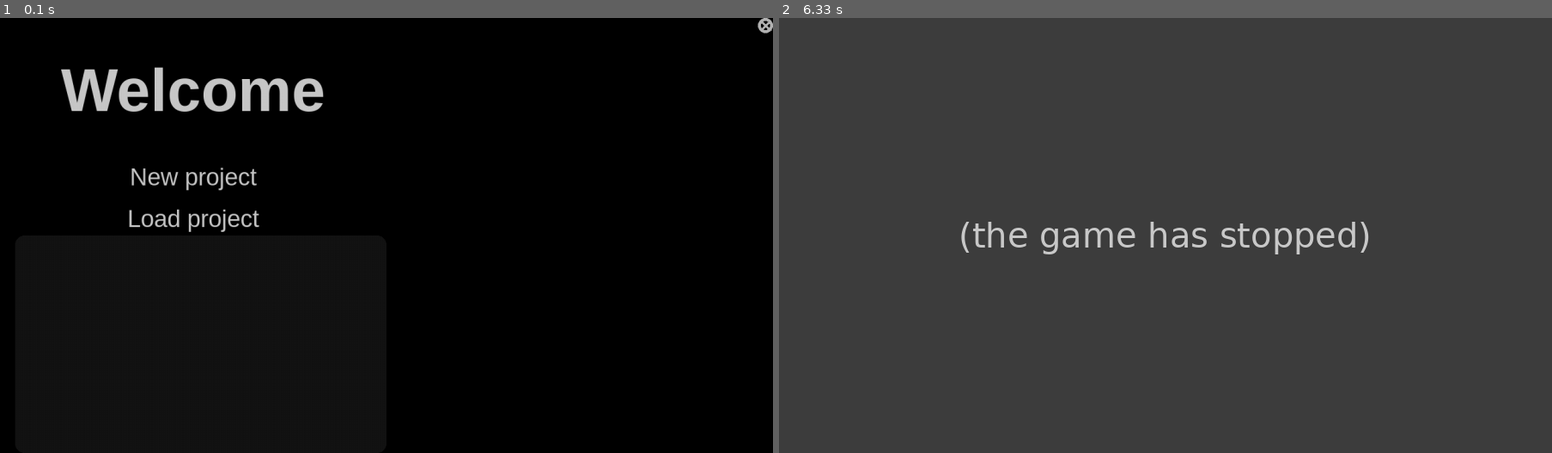
Above: before the commit, frames 1-2 (left to right).
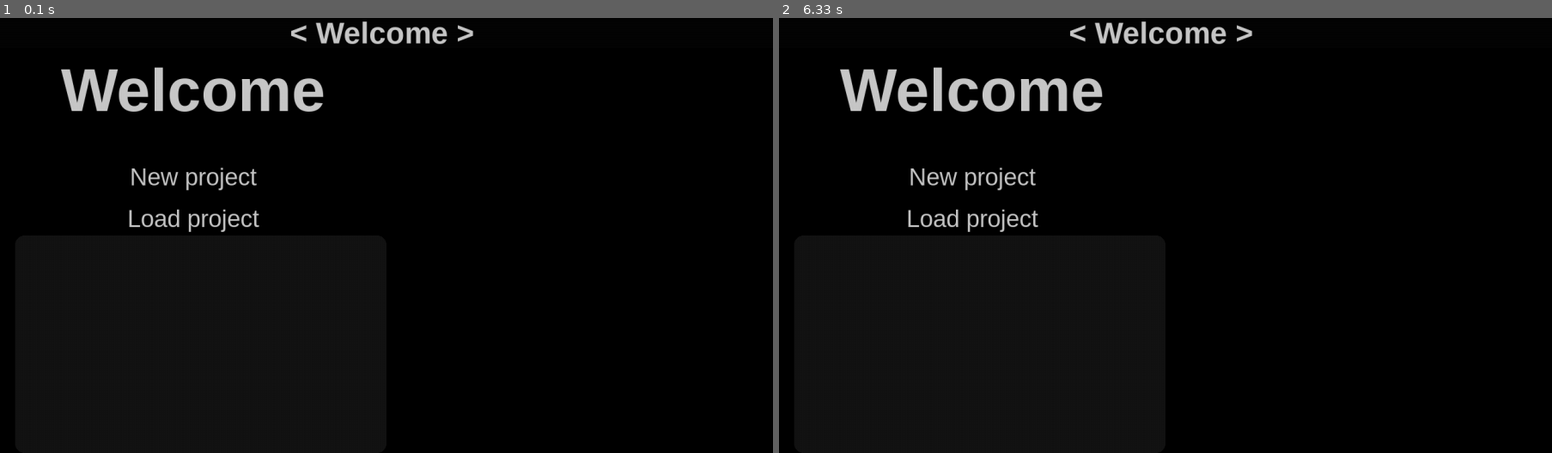
Above: after the commit, the same moments.

Repository: NOTMEE12/WorldD
Game: pygame game, started from main.py
The game is run twice, just before and just after one commit, with the same random seed, the same clock (stepped at 60 frames per second) and the same inputs.
Inputs (mouse positions are in pixels of both pictures, inside the frame that each line leads up to):
- Up to frame 1 (0.1 s): no input
- Up to frame 2 (6.33 s): tap E at 0.33 s; click (1281, 83) at 0.72 s; tap Q at 1 s; press the mouse at (1281, 83) at 5.87 s; move the mouse to (1103, 152) at 5.97 s; release the mouse at (918, 226) at 6.1 s; press the mouse at (1536, 31) at 6.2 s; move the mouse to (1474, 165) at 6.3 s

The runs differ from the first frame. In frame 1, 0.6% of the frame differs, in the area x 37-100%, y 0-7%; in frame 2, 100%, in the area x 0-100%, y 0-100%.
Before the commit the program exited at 6.2 s; later frames show no game.

Commit message:
multiple projects at once

Diff:
--- a/main.py
+++ b/main.py
@@ -79,6 +79,8 @@
 		self.TILE_LOOKUP_REMOVAL = Key(*bindings['TILE-LOOKUP-REMOVAL'])
 		self.SELECTION_ACCEPT = Key(*bindings['SELECTION-ACCEPT'])
 		self.CANCEL_SELECTION = Key(*bindings['CANCEL-SELECTION'])
+		self.PROJECT_SELECTION_LEFT = Key(*bindings['PROJECT-SELECTION-LEFT'])
+		self.PROJECT_SELECTION_RIGHT = Key(*bindings['PROJECT-SELECTION-RIGHT'])
 
 
 class Options:
@@ -93,6 +95,7 @@
 			self.SCROLL_SENSITIVITY = self.options['SCROLL-SENSITIVITY']
 			self.MOUSE_SENSITIVITY = self.options['MOUSE-SENSITIVITY']
 			self.FPS = self.options['FPS']
+			self.TOP_OFFSET = self.options['TOP-OFFSET']
 
 
 class Main:
@@ -108,6 +111,8 @@
 		self.Options = Options('options.toml')
 		self.Bindings = Bindings(self.Options.options)
 		"""====[ PROJECTS ]===="""
+		self.Header = pg.font.SysFont(self.Options.HEADER_FONT, 50, True, False)
+		self.SmallerHeader = pg.font.SysFont(self.Options.HEADER_FONT, 30, False, False)
 		self.path = pg.system.get_pref_path('NotMEE12', 'WorldD')
 		if not os.path.exists(self.path + '\\recent.txt'):
 			self.recent = []
@@ -119,11 +124,26 @@
 		self.selected = 0
 
 	def refresh(self):
-		self.display.fill(0)
-		pg.draw.rect(self.display, (120, 120, 120), pg.Rect(0, 0, self.display.get_width(), 50))
 		self.projects[self.selected].render()
+		"""====[ PROJECT NAME ]===="""
+		pg.draw.rect(self.display, (5, 5, 5), pg.Rect(0, 0, self.display.get_width(), self.Options.TOP_OFFSET))
+		main_project = self.Header.render('< ' + self.projects[self.selected].path.split('/')[-1] + ' > ', True, (200, 200, 200))
+		main_pos = ((self.display.get_width()-main_project.get_width())/2, (self.Options.TOP_OFFSET-main_project.get_height())/2)
+		self.display.blit(main_project, main_pos)
+		if self.selected > 0:
+			for en, project in enumerate(self.projects[:self.selected]):
+				name = self.SmallerHeader.render(project.path.split('/')[-1], True, (200, 200, 200))
+				pos = (main_pos[0] - sum(self.SmallerHeader.size(' '+p.path.split('/')[-1]+' ')[0] for p in self.projects[:en+1]), (self.Options.TOP_OFFSET-name.get_height())/2 )
+				self.display.blit(name, pos)
+		if self.selected < len(self.projects)-1:
+			for en, project in enumerate(self.projects[self.selected+1:]):
+				name = self.SmallerHeader.render(project.path.split('/')[-1], True, (200, 200, 200))
+				pos = (main_pos[0] + main_project.get_width() + sum(self.SmallerHeader.size(' '+p.path.split('/')[-1]+' ')[0] for p in self.projects[self.selected+1:en-1]), (self.Options.TOP_OFFSET-name.get_height())/2 )
+
+		"""====[ POPUPS ]===="""
 		for popup in self.popups:
 			popup.render()
+		"""====[ EXIT ]===="""
 		if self.Options.SHOW_EXIT:
 			pg.draw.rect(self.display, (180, 180, 180), pg.Rect(self.display.get_width()-25, 0, 25, 25), border_radius=15, width=5)
 			pg.draw.line(self.display, (180, 180, 180), (self.display.get_width()-20, 5), (self.display.get_width()-5, 20), 5)
@@ -150,13 +170,19 @@
 				self.selected = len(self.projects)-1
 			elif event.type == MOUSEBUTTONDOWN:
 				if event.button == 1:
-					if pg.Rect(self.display.get_width()-50, 0, 50, 50).collidepoint(event.pos):
+					if pg.Rect(self.display.get_width()-50, 0, 50, 50).collidepoint(event.pos) and self.Options.SHOW_EXIT:
 						self.exit()
 			elif event.type == KEYDOWN:
 				if event == self.Bindings.EXIT:
 					self.exit()
 				elif event == self.Bindings.TOGGLE_FULLSCREEN:
 					pg.display.toggle_fullscreen()
+				elif event == self.Bindings.PROJECT_SELECTION_LEFT:
+					self.selected -= 1
+					self.selected = pg.math.clamp(self.selected, 0, len(self.projects)-1)
+				elif event == self.Bindings.PROJECT_SELECTION_RIGHT:
+					self.selected += 1
+					self.selected = pg.math.clamp(self.selected, 0, len(self.projects)-1)
 		if not self.popups:
 			self.projects[self.selected].eventHandler()
 		else:
@@ -272,17 +298,18 @@
 			self.main.recent.append(self.path)
 
 	def render(self):
+		dis_rect = self.display.get_rect()
 		self.display.fill(0)
 		bold_x = self.offset[0] * self.zoom - self.tile_size[0] + self.sidebar.right
 		bold_y = self.offset[1] * self.zoom - self.tile_size[1]
-		for idx in range(int(max(self.display.get_width() / self.tile_size[0], self.display.get_height() /
-		                                                                       self.tile_size[1]) / self.zoom)):
+		for idx in range(int(max(dis_rect.w / self.tile_size[0], dis_rect.h / self.tile_size[1]) / self.zoom)):
 			x = idx * self.tile_size[0] * self.zoom + self.offset[0] % self.tile_size[0] * self.zoom - \
 			    self.tile_size[0] + self.sidebar.right
-			pg.draw.line(self.display, self.grid_color, (x, 0), (x, self.display.get_height()), 1)
+			pg.draw.line(self.display, self.grid_color, (x, self.main.Options.TOP_OFFSET), (x, dis_rect.h), 1)
 			x2 = self.sidebar.right - self.offset[0] % self.tile_size[0] - self.tile_size[0]
 			y = idx * self.tile_size[1] * self.zoom + self.offset[1] % self.tile_size[1] * self.zoom - self.tile_size[0]
-			pg.draw.line(self.display, self.grid_color, (x2, y), (self.display.get_width(), y), 1)
+			if y >= self.main.Options.TOP_OFFSET:
+				pg.draw.line(self.display, self.grid_color, (x2, y), (dis_rect.w, y), 1)
 		# ===[ GRID ]===
 		for pos, name in self.grid.copy().items():
 			try:
@@ -290,14 +317,17 @@
 			except KeyError:
 				del self.grid[pos]
 				continue
-			size = self.tile_size * self.zoom
+			size = [self.tile_size.x * self.zoom, self.tile_size.y * self.zoom]
 			x = bold_x + size[0] * pos[0]
 			y = bold_y + size[1] * pos[1]
-			self.display.blit(pg.transform.scale(self.sprite_sheet.subsurface(tile), size), (x, y))
+			if pg.Rect(0, self.main.Options.TOP_OFFSET, dis_rect.w, dis_rect.h-self.main.Options.TOP_OFFSET)\
+					.colliderect(pg.Rect((x, y), size)):
+				self.display.blit(pg.transform.scale(self.sprite_sheet.subsurface(tile), size), (x, y))
 		# ===[ BOLD LINES ]===
-		pg.draw.line(self.display, "white", (bold_x, 0), (bold_x, self.display.get_height()), 5)
-		pg.draw.line(self.display, "white", (0, bold_y), (self.display.get_width(), bold_y), 5)
-		pg.draw.circle(self.display, "white", (bold_x, bold_y), 15)
+		pg.draw.line(self.display, "white", (bold_x, self.main.Options.TOP_OFFSET), (bold_x, dis_rect.h), 5)
+		if bold_y > self.main.Options.TOP_OFFSET:
+			pg.draw.line(self.display, "white", (0, bold_y), (dis_rect.w, bold_y), 5)
+			pg.draw.circle(self.display, "white", (bold_x, bold_y), 15)
 		"""====[ SIDEBAR ]===="""
 		rect = self.sprite_sheet.get_rect(left=self.sidebar.centerx - self.sprite_sheet.get_width() / 2,
 		                                  top=self.sidebar.centery)
@@ -327,12 +357,12 @@
 			self.display.blit(text, (rect.centerx-text.get_width()/2, rect.bottom + 50))
 		tiles = pg.Surface((self.sidebar.w, self.sidebar.centery))
 		for idx, (name, tile) in enumerate(self.tiles.items()):
-			pos = pg.Vector2(idx % 7 * 69+5, idx//7*109+5+self.scroll)
+			pos = pg.Vector2(idx % 7 * 69+5, idx//7*109+5+self.scroll+self.main.Options.TOP_OFFSET)
 			text = self.text.render(name, False, (120, 120, 120), wraplength=55)
 			if name == self.selected_tile:
 				pg.draw.rect(tiles, self.selected_tile_color, pg.Rect(pos.x-4, pos.y-4, 72, 72))
 			tiles.blit(pg.transform.scale(self.sprite_sheet.subsurface(tile), (64, 64)), pos)
-			tiles.blit(text, (idx % 7 * 69+5+32-text.get_width()/2, idx//7*109+5+64+self.scroll))
+			tiles.blit(text, (pos[0]+32-text.get_width()/2, pos[1]+64))
 		self.display.blit(tiles, (0, 0))
 		tile_size = self.header.render(f'{self.tile_size[0]}x{self.tile_size[1]}', True, (200, 200, 200))
 		self.display.blit(tile_size, (rect.centerx-tile_size.get_width()/2, rect.bottom + 100))
@@ -384,7 +414,7 @@
 							self.selection.h = 0
 						elif self.sidebar.collidepoint(event.pos):
 							for idx, (name, tile) in enumerate(zip(self.tiles.keys(), self.tiles.values())):
-								if pg.Rect((idx % 7 * 69+5, idx//7*109+5+self.scroll), (64, 64)).collidepoint(event.pos):
+								if pg.Rect(pg.Vector2(idx % 7 * 69+5, idx//7*109+5+self.scroll+self.main.Options.TOP_OFFSET), (64, 64)).collidepoint(event.pos):
 									self.selected_tile = name
 									break
 					else:
@@ -481,6 +511,7 @@
 	def __init__(self, main: Main):
 		self.main = main
 		self.display = main.display
+		self.path = 'Welcome'
 		"""====[ TEXT ]===="""
 		self.header = pg.font.SysFont(self.main.Options.HEADER_FONT, 100, True, False)
 		self.text = pg.font.SysFont(self.main.Options.TEXT_FONT, 40, False, False)
--- a/options.toml
+++ b/options.toml
@@ -1,8 +1,8 @@
 
-# #====[ GUI ]====# #
-SHOW-EXIT               = true
+# #====[ CUSTOMIZATIONS ]====# #
+SHOW-EXIT               = false
 FPS                     = 120
-
+TOP-OFFSET              = 50
 
 # #====[ CONTROLS ]====# #
 MOUSE-SENSITIVITY       = 1
@@ -16,6 +16,8 @@
 CANCEL-SELECTION        = ['escape', '']
 SELECTION-ACCEPT        = ['return', ''] # 'return' is enter key
 TILE-LOOKUP-REMOVAL     = ['delete', 'ctrl']
+PROJECT-SELECTION-LEFT  = ['q', '']
+PROJECT-SELECTION-RIGHT = ['e', '']
 
 
 # #====[ FONTS ]====# #
